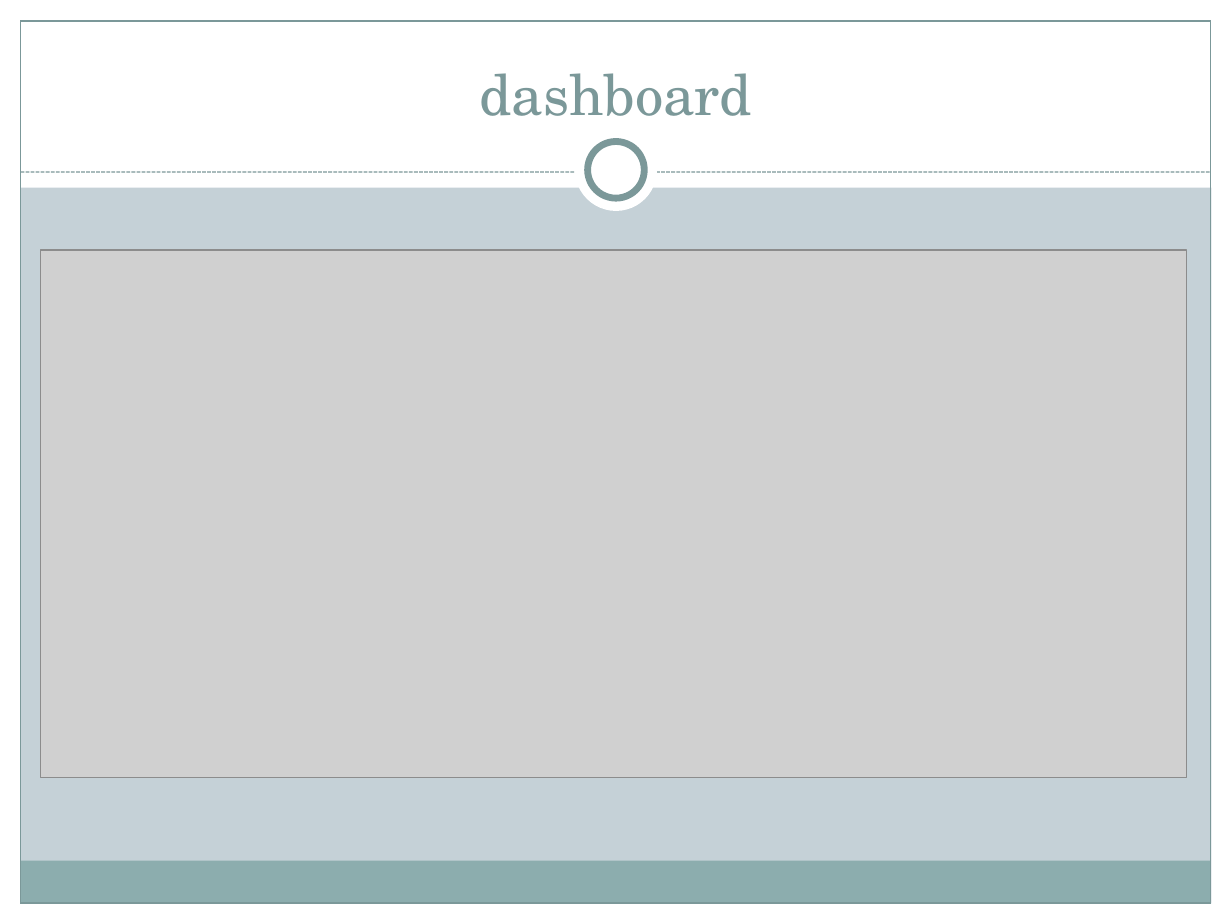
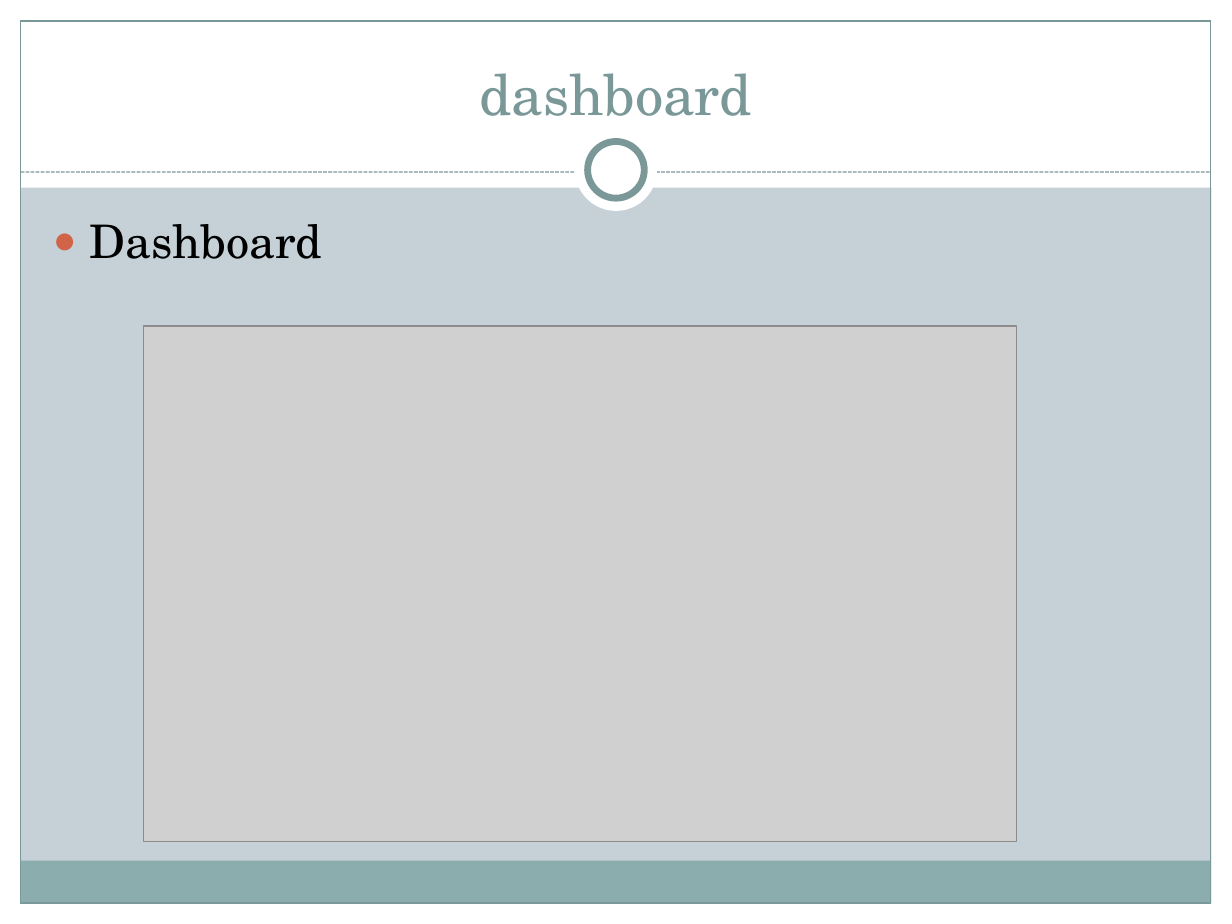
Before and after one commit to mandiratamang/SMS, a slide deck: slide 62 of implementation/pp of sms.pptx. Drawn at 1232x924 pixels with LibreOffice and Linux fonts; fonts in the diff are those of the drawing; grey boxes stand for pictures. Boxes give left, top, right and bottom in pixels: in the first picture for what was removed or moved away, otherwise in the second. Text is boxed around its words. In the diff, an @@ line names an element or a change of style, - is before the commit and + after.

```diff
--- a/implementation/pp of sms.pptx
+++ b/implementation/pp of sms.pptx
@@ text added at (90,224,323,259), 27 pt, text #000000 @@
+● Dashboard
@@ picture: place and size @@
-picture at (41,250,1186,777)
+picture at (144,326,1016,843)
```
Also in this commit, not shown: 17 other slides changed, 12 slides added, 12 slides removed, 8 other files.
